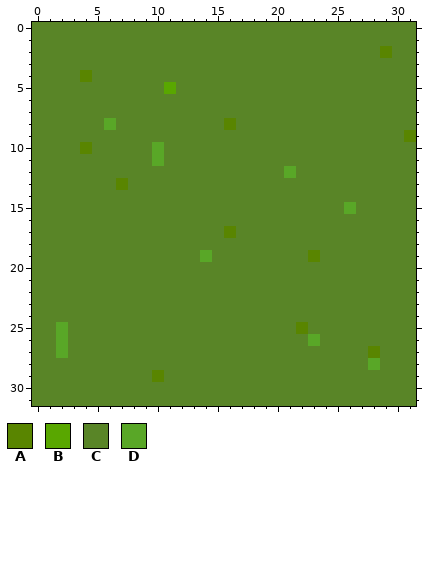
Pixel-art sprite -- Last_Apocalypse/Assets/textures/Craigs pixel bananza/grass.png. Above, as it was before the edit.
The file is 32x32 pixels. Colours within 5 levels of each other are drawn and written as one.
Palette (. is transparent): A #598500  B #59a700  C #598527  D #59a727
Pixels before, first column x 0:
 0 CCCCCCCCCCCCCCCCCCCCCCCCCCCCCCCC
 1 CCCCCCCCCCCCCCCCCCCCCCCCCCCCCCCC
 2 CCCCCCCCCCCCCCCCCCCCCCCCCCCCCACC
 3 CCCCCCCCCCCCCCCCCCCCCCCCCCCCCCCC
 4 CCCCACCCCCCCCCCCCCCCCCCCCCCCCCCC
 5 CCCCCCCCCCCBCCCCCCCCCCCCCCCCCCCC
 6 CCCCCCCCCCCCCCCCCCCCCCCCCCCCCCCC
 7 CCCCCCCCCCCCCCCCCCCCCCCCCCCCCCCC
 8 CCCCCCDCCCCCCCCCACCCCCCCCCCCCCCC
 9 CCCCCCCCCCCCCCCCCCCCCCCCCCCCCCCA
10 CCCCACCCCCDCCCCCCCCCCCCCCCCCCCCC
11 CCCCCCCCCCDCCCCCCCCCCCCCCCCCCCCC
12 CCCCCCCCCCCCCCCCCCCCCDCCCCCCCCCC
13 CCCCCCCACCCCCCCCCCCCCCCCCCCCCCCC
14 CCCCCCCCCCCCCCCCCCCCCCCCCCCCCCCC
15 CCCCCCCCCCCCCCCCCCCCCCCCCCDCCCCC
16 CCCCCCCCCCCCCCCCCCCCCCCCCCCCCCCC
17 CCCCCCCCCCCCCCCCACCCCCCCCCCCCCCC
18 CCCCCCCCCCCCCCCCCCCCCCCCCCCCCCCC
19 CCCCCCCCCCCCCCDCCCCCCCCACCCCCCCC
20 CCCCCCCCCCCCCCCCCCCCCCCCCCCCCCCC
21 CCCCCCCCCCCCCCCCCCCCCCCCCCCCCCCC
22 CCCCCCCCCCCCCCCCCCCCCCCCCCCCCCCC
23 CCCCCCCCCCCCCCCCCCCCCCCCCCCCCCCC
24 CCCCCCCCCCCCCCCCCCCCCCCCCCCCCCCC
25 CCDCCCCCCCCCCCCCCCCCCCACCCCCCCCC
26 CCDCCCCCCCCCCCCCCCCCCCCDCCCCCCCC
27 CCDCCCCCCCCCCCCCCCCCCCCCCCCCACCC
28 CCCCCCCCCCCCCCCCCCCCCCCCCCCCDCCC
29 CCCCCCCCCCACCCCCCCCCCCCCCCCCCCCC
30 CCCCCCCCCCCCCCCCCCCCCCCCCCCCCCCC
31 CCCCCCCCCCCCCCCCCCCCCCCCCCCCCCCC
New version:
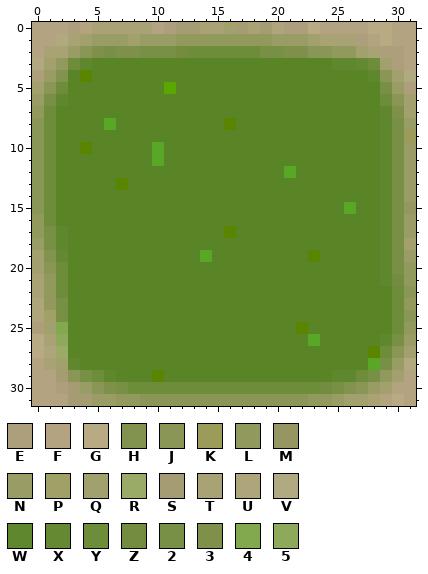
Colours new in this view: E #ad9f7b  F #b3a381  G #b8aa82  H #82924f  J #8a9656  K #9b9c59  L #91995d  M #969663  N #999c64  P #9fa167  Q #a2a16d  R #9aaa67  S #a59c73  T #a8a275  U #aea67a  V #b1a980  W #5f872d  X #658932  Y #6d8d3a  Z #738c3f  2 #789046  3 #7e9049  4 #83a94f  5 #8da95a
Diff:
Changed rows in their new state; - is an unchanged pixel.
first column x 0:
 0 FFFEFTTTTTFESSTTQSTSUEEGFFFFGGFF
 1 FFVTQNNNQNNNLLLLLLLLNNNQTTTEFGFF
 2 FTTNJ3233222ZYYYYYY2233JJLLQTEEF
 3 VQLYW--------------------WWXYQEF
 4 ENH-------------------------WJQV
 5 QJY--------------------------2NE
 6 N2W--------------------------YJQ
 7 LY---------------------------W3Q
 8 JY---------------------------W2N
 9 JY---------------------------W2K
10 JY---------------------------W2N
11 JY---------------------------W2N
12 JY---------------------------W2N
13 JY---------------------------W2N
14 JY---------------------------W2N
15 JY---------------------------W2M
16 LY---------------------------W2N
17 L2W--------------------------W2N
18 N2W--------------------------W2Q
19 QHX--------------------------W2N
20 QJY--------------------------W2L
21 TLY--------------------------WZL
22 TLY---------------------------YJ
23 UL2---------------------------YL
24 UP2---------------------------YJ
25 EQ4---------------------------YL
26 GT5--------------------------W2N
27 GUR--------------------------YJQ
28 FTQW-------------------------2NV
29 FFSJ2YW------------------WWY2LQF
30 FFESNJ32YYYYYYYYYYYYYYYYZ2HJNQFF
31 FFFSSNNLLJJJJJJJJJJJJJJLLNQQTFGF
Where, in picture pixels (left, top, right, bottom), the same in both pictures:
changed: (32, 22, 416, 406)
